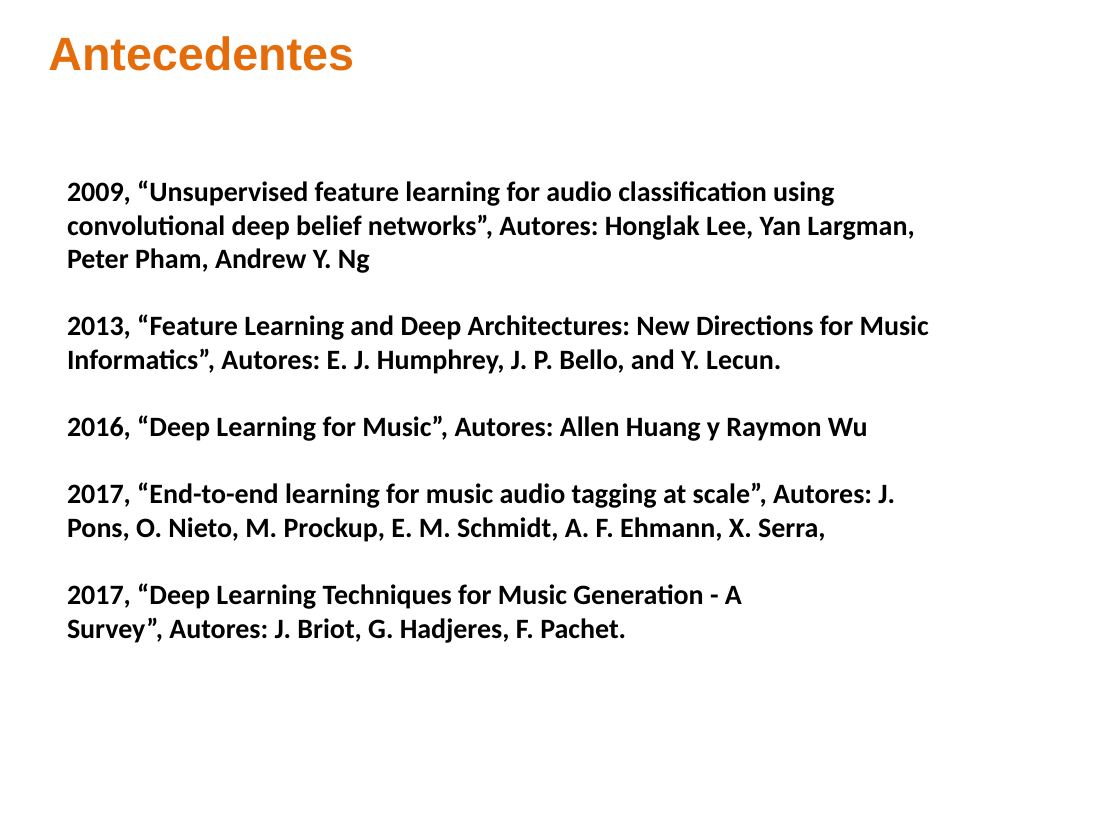
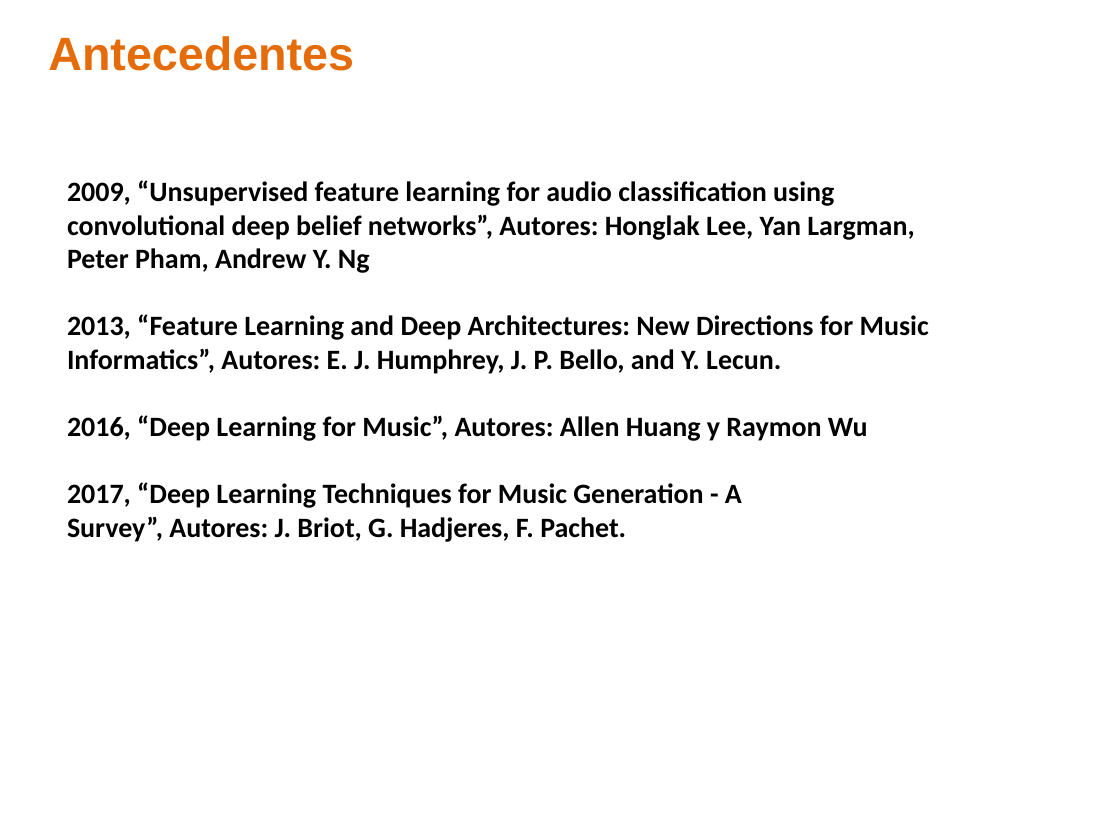
Before and after one commit to ealn/Tesis, a slide deck: slide 6 of documentos/Presentacion.pptx. Drawn at 1120x840 pixels with LibreOffice and Linux fonts; fonts in the diff are those of the drawing; background and template pictures are left out. Boxes give left, top, right and bottom in pixels: in the first picture for what was removed or moved away, otherwise in the second. Text is boxed around its words. In the diff, an @@ line names an element or a change of style, - is before the commit and + after.

```diff
--- a/documentos/Presentacion.pptx
+++ b/documentos/Presentacion.pptx
@@ text at box(67, 482, 895, 542): paragraph removed @@
-2017, “End-to-end learning for music audio tagging at scale”, Autores: J. Pons, O. Nieto, M. Prockup, E. M. Schmidt, A. F. Ehmann, X. Serra,
```
Also in this commit, not shown: 1 other slide changed, 1 slide added, 11 other files.
